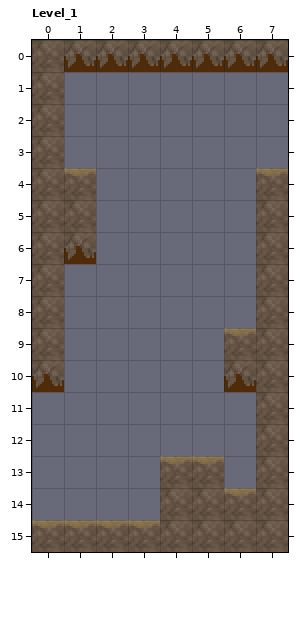
An edit to a level. LDtk project, project/platformer/levels/testlvl.json. This is how it looked before the edit.
Cells are 16x16 px. Shown: Level_1 x 0..7, y 0..15.
The same view after the edit:
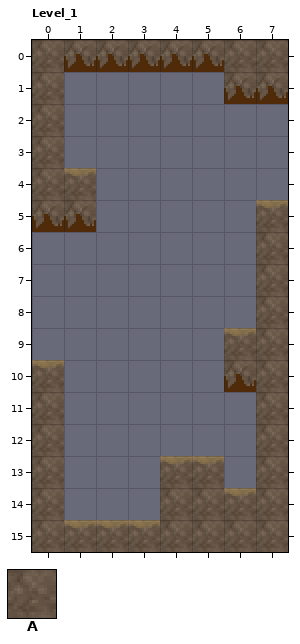
Key: from "IntGrid": A 1.
_ is an empty cell.
From old to new:
{"where": "layer \"IntGrid\""}
{"y":1,"x":6,"old":"__","new":"AA"}
{"y":4,"x":7,"old":"A","new":"_"}
{"y":6,"x":0,"old":"AA","new":"__"}
{"y":7,"x":0,"old":"A","new":"_"}
{"y":8,"x":0,"old":"A","new":"_"}
{"y":9,"x":0,"old":"A","new":"_"}
{"y":11,"x":0,"old":"_","new":"A"}
{"y":12,"x":0,"old":"_","new":"A"}
{"y":13,"x":0,"old":"_","new":"A"}
{"y":14,"x":0,"old":"_","new":"A"}
